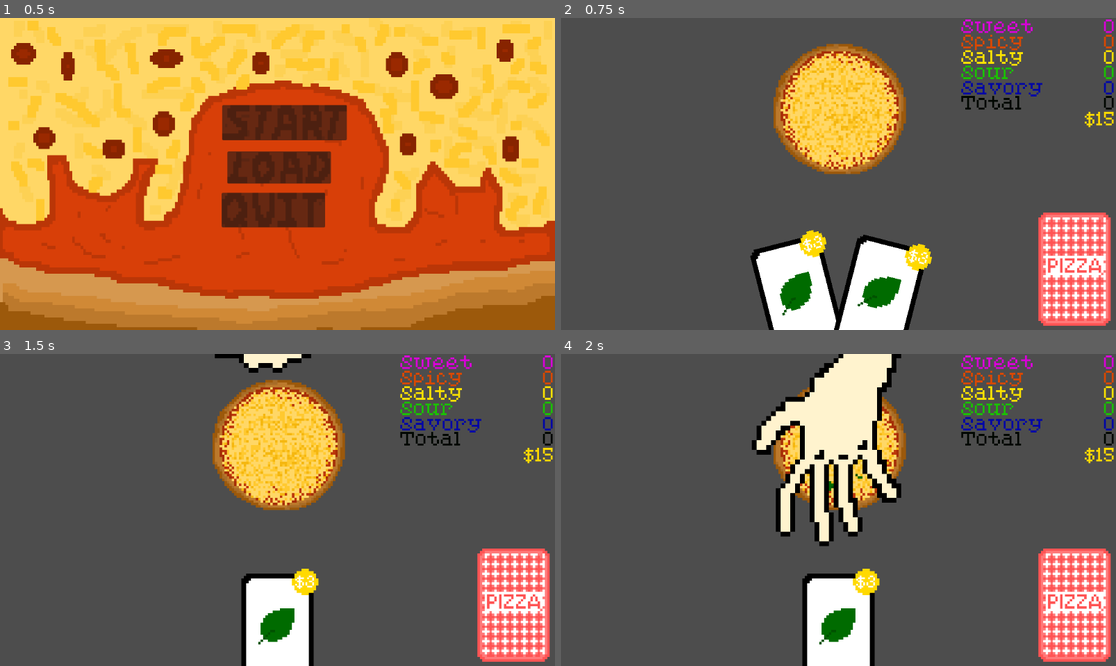
Above: before the commit, frames 1-4 (two rows, left to right).
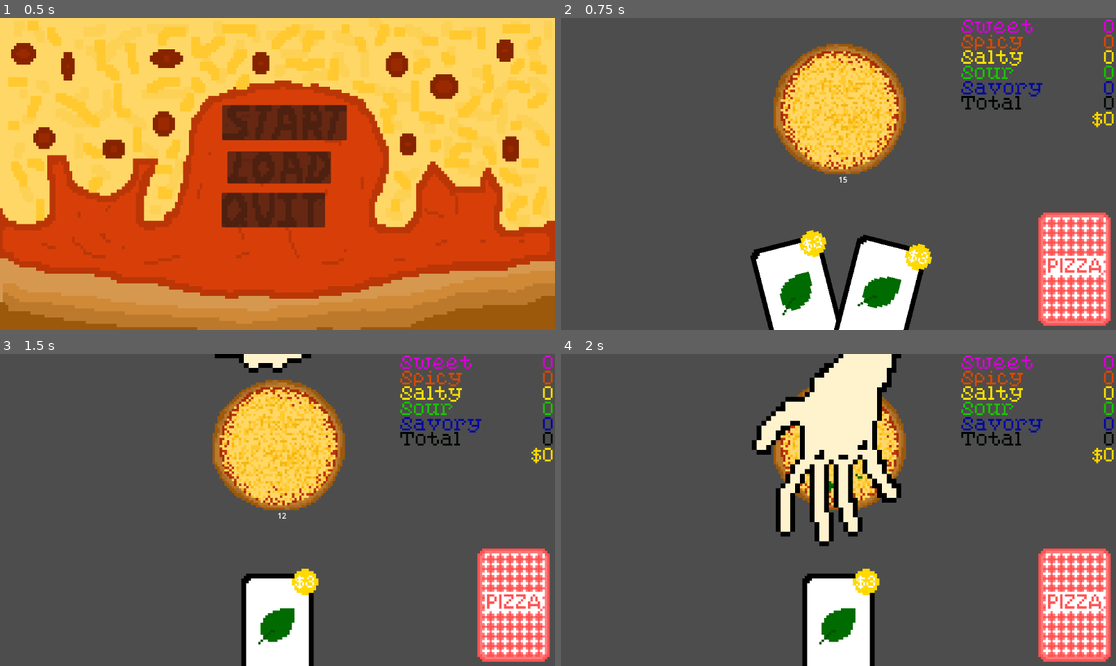
Above: after the commit, the same moments.

Repository: bstrong5923/Pizzatro
Game: Godot game, scene res://Scenes/title_screen.tscn
The game is run twice, just before and just after one commit, with the same random seed, the same clock (stepped at 60 frames per second) and the same inputs.
Inputs (mouse positions are in pixels of both pictures, inside the frame that each line leads up to):
- Up to frame 1 (0.5 s): no input
- Up to frame 2 (0.75 s): click (844, 124) at 0.5 s
- Up to frame 3 (1.5 s): tap Enter at 1.25 s; move the mouse to (238, 631) at 1.27 s; click (238, 631) at 1.42 s
- Up to frame 4 (2 s): no input

Frame 1 is identical in both runs. In frame 2, 0.1% of the frame differs, in the area x 50-100%, y 30-53%; in frame 3, 0.1%; in frame 4, 0.1%.

Commit message:
workin on making balance work (it doesnt)

Diff:
--- a/Scenes/balance.gd
+++ b/Scenes/balance.gd
@@ -4,6 +4,11 @@
 
 func set_balance(v):
 	balance = v
+	display_balance()
 
 func change_balance(v):
 	balance += v
+	display_balance()
+
+func display_balance():
+	text = str(balance)
--- a/Scenes/card.gd
+++ b/Scenes/card.gd
@@ -13,6 +13,7 @@
 		hand.go(ingredient)
 		play_timer.cooldown() # wait for animation to finish before you can click another
 		discard_self() # discard this one
+		Balance.change_balance(-3)
 		var checker = get_node("card_function") # do the function
 		checker.set_card(ingredient)
 		checker.check_function()
--- a/Scenes/game.gd
+++ b/Scenes/game.gd
@@ -3,3 +3,4 @@
 
 func _ready() -> void:
 	Deck.go()
+	Balance.set_balance(15)
--- a/Scenes/money_and_points.tscn
+++ b/Scenes/money_and_points.tscn
@@ -13,7 +13,7 @@
 theme_override_colors/font_color = Color(1, 0.8509804, 0, 1)
 theme_override_fonts/font = ExtResource("1_534sb")
 theme_override_font_sizes/font_size = 36
-text = "$15"
+text = "$0"
 horizontal_alignment = 2
 script = ExtResource("2_aeoro")
 
